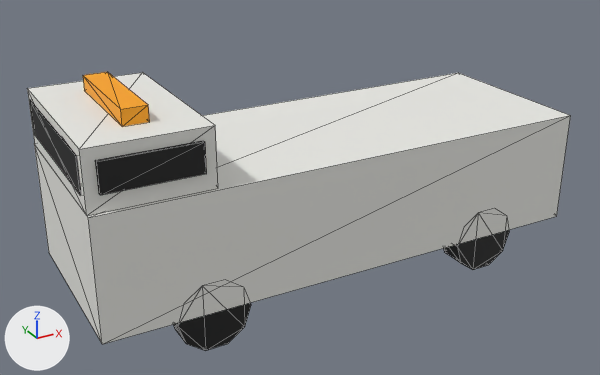
The glTF model public/models/fleet/other/van.glb: old version first, new version second.
Before and after are seen from a camera (50 mm lens) standing at (-4.22, -7.35, 4.7) and looking at (-0.19, -0.02, 1.04). Lighting does not change. The marker at lower left points along +X, +Y and +Z. The older version comes first. Mesh edges are drawn as thin lines. Vertices at exactly the same position are counted once.

The first picture shows 'van'.
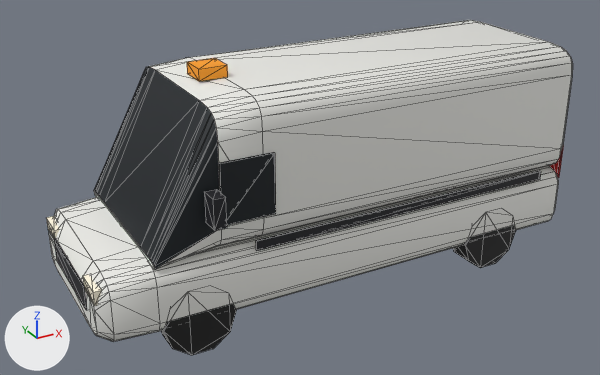
The change, as a diff of the scene's bpy script:
```diff
--- a/public/models/fleet/other/van.glb.py
+++ b/public/models/fleet/other/van.glb.py
@@ me_van @@
 # used by ob_van; location = (-0.005, 0.0, 1.228); scale = (2.75, 2.75, 2.75)
-me_van.from_pydata(...)  # 128 vertices, 206 faces; spans x -1.0..1.0, y -0.36..0.36, z -0.44..0.44
+me_van.from_pydata(...)  # 416 vertices, 736 faces; spans x -1.0..1.0, y -0.44..0.44, z -0.46..0.46
+# me_van part 1: the loose piece of 8 vertices spanning x -0.95..-0.6, y -0.36..-0.35, z 0.23..0.34 is scaled about its middle by (0.572, 0.504, 2.06), then moved by (0.32, 0.0, -0.16)
+# me_van part 2: the loose piece of 8 vertices spanning x -1.0..-0.56, y -0.35..0.35, z 0.16..0.38 is scaled about its middle by (3, 0.0105, 0.166), then moved by (1.0, -0.36, -0.37)
+# me_van part 3: the loose piece of 8 vertices spanning x -1.0..-0.98, y -0.31..0.31, z 0.22..0.35 is scaled about its middle by (1.33, 0.197, 0.389), then moved by (0.01, -0.25, -0.45)
+# me_van part 4: the loose piece of 8 vertices spanning x -0.82..-0.73, y -0.22..0.22, z 0.38..0.44 is scaled about its middle by (0.16, 0.15, 2.49), then moved by (1.77, -0.31, -0.48)
+# me_van part 5: the loose piece of 8 vertices spanning x -0.95..-0.6, y 0.35..0.36, z 0.23..0.34 is scaled about its middle by (0.125, 4.99, 0.999), then moved by (0.18, -0.76, -0.19)
+# me_van part 6: the loose piece of 20 vertices spanning x -0.74..-0.46, y -0.36..-0.25, z -0.44..-0.18 is moved by (-0.06, -0.01, -0.03)
+# me_van part 7: the loose piece of 20 vertices spanning x 0.46..0.74, y -0.36..-0.25, z -0.44..-0.18 is moved by (0.03, -0.01, -0.03)
+# me_van part 8: the loose piece of 8 vertices spanning x -1.0..-0.98, y -0.31..0.31, z 0.22..0.35 is copied, and the copy is scaled about its middle by (1.33, 0.197, 0.389), then moved by (0.01, 0.25, -0.45); it spans x -1.0..-0.97, y 0.19..0.32, z -0.2..-0.14
+# me_van part 9: the loose piece of 8 vertices spanning x -1.0..-0.98, y -0.31..0.31, z 0.22..0.35 is copied, and the copy is scaled about its middle by (0.669, 0.638, 0.722), then moved by (0.0, 0.0, -0.51); it spans x -1.0..-0.99, y -0.2..0.2, z -0.28..-0.18
+# me_van part 10: the loose piece of 8 vertices spanning x -0.82..-0.73, y -0.22..0.22, z 0.38..0.44 is copied, and the copy is scaled about its middle by (1.2, 0.249, 0.748), then moved by (0.34, 0.0, 0.03); it spans x -0.49..-0.38, y -0.05..0.05, z 0.42..0.46
+# me_van part 11: the loose piece of 8 vertices spanning x -1.0..1.0, y -0.36..0.36, z -0.29..0.16 is rebuilt with 120 vertices and now spans x -1.0..1.0, y -0.36..0.36, z -0.37..-0.09
+# me_van part 12: a new loose piece of 120 vertices spanning x -0.8..1.0, y -0.35..0.35, z -0.1..0.42, in mat_van_mat
+# other edits to the shape of me_van do not show in these pictures
 me_van.materials.append(mat_van_mat)
@@ ob_van @@
 ob_van = bpy.data.objects.new('van', me_van)
-ob_van.location = (-0.005, 0.0, 1.228)
-ob_van.scale = (2.75, 2.75, 2.75)
+ob_van.location = (0.0, 0.0, 1.289)
+ob_van.scale = (2.76, 2.76, 2.76)
```

What differs and where, as boxes (x1, y1, x2, y2) in the pictures (600 x 375 px; the box of a moved part takes in the faces that stretch with it):
'van', reshaped, moved, rescaled (20% taller)
    before: (27, 72, 571, 351)
    after: (47, 20, 573, 355)
part 1 of me_van, moved or reshaped
    before: (95, 141, 207, 195)
    after: (219, 152, 276, 225)
part 2 of me_van, moved or reshaped
    before: (27, 72, 218, 216)
    after: (256, 171, 541, 251)
part 3 of me_van, moved or reshaped
    before: (30, 100, 82, 196)
    after: (83, 274, 102, 306)
part 4 of me_van, moved or reshaped
    before: (83, 72, 150, 127)
    after: (549, 145, 564, 178)
part 5 of me_van, moved or reshaped (not visible before)
    after: (204, 189, 227, 231)
part 6 of me_van, moved or reshaped
    before: (173, 303, 251, 351)
    after: (161, 304, 236, 355)
part 7 of me_van, moved or reshaped
    before: (443, 230, 509, 270)
    after: (453, 225, 516, 268)
part 8 of me_van, added
    after: (47, 216, 60, 238)
part 9 of me_van, added
    after: (54, 238, 87, 310)
part 10 of me_van, added (orange)
    after: (187, 58, 228, 81)
part 11 of me_van, rebuilt
    before: (34, 73, 571, 344)
    after: (49, 166, 558, 342)
part 12 of me_van, added
    after: (94, 20, 573, 270)
